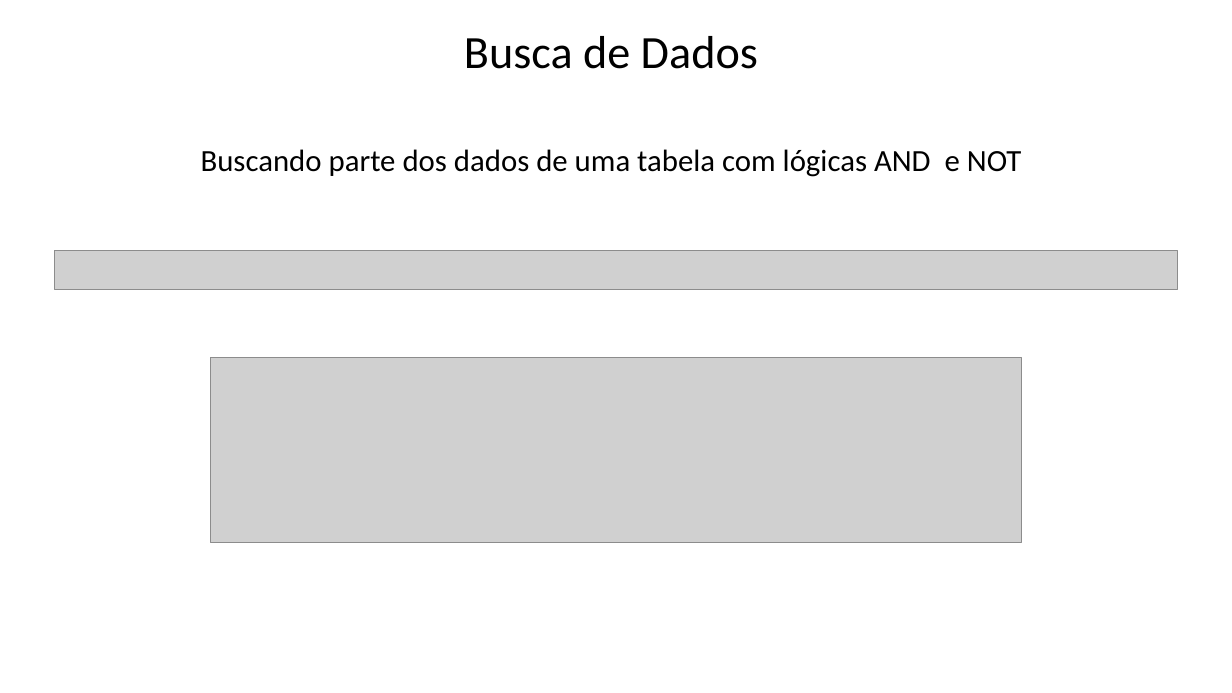
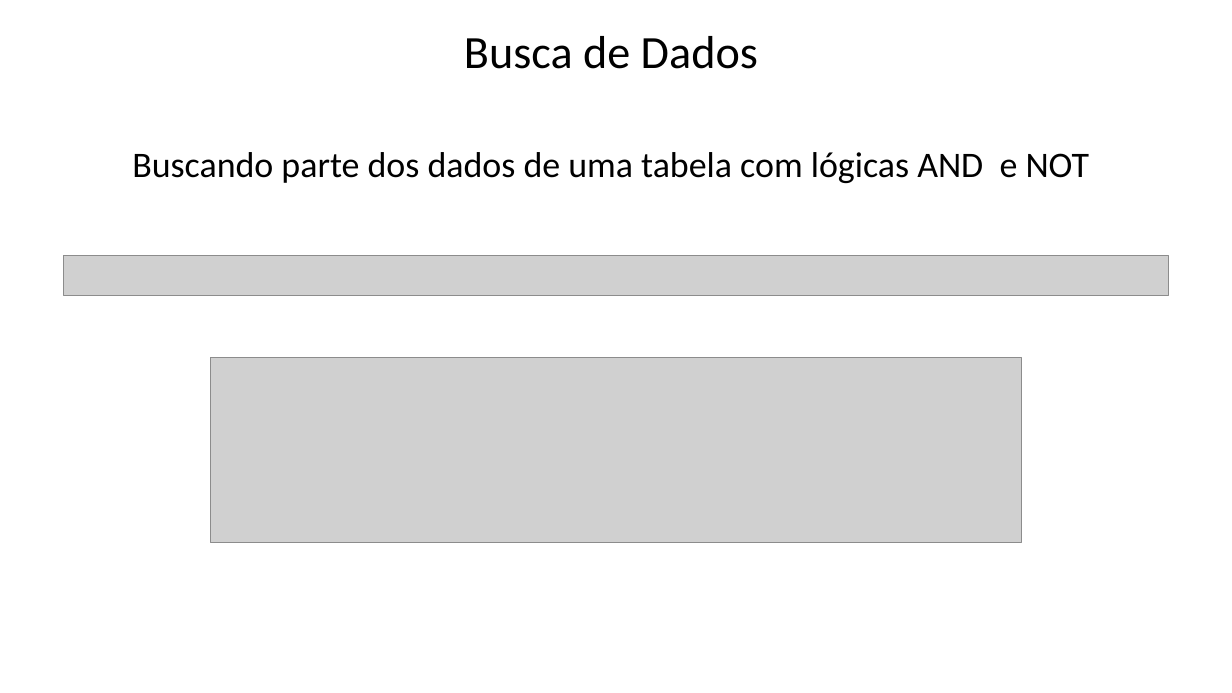
Before and after one commit to Felipe-Tagawa/C07-Monitoria, a slide deck: slide 10 of Aula 3/ComandosBásicos.pptx. Drawn at 1232x693 pixels with LibreOffice and Linux fonts; fonts in the diff are those of the drawing; grey boxes stand for pictures; background and template pictures are left out. Boxes give left, top, right and bottom in pixels: in the first picture for what was removed or moved away, otherwise in the second. Text is boxed around its words. In the diff, an @@ line names an element or a change of style, - is before the commit and + after.

```diff
--- a/Aula 3/ComandosBásicos.pptx
+++ b/Aula 3/ComandosBásicos.pptx
@@ text "Buscando parte dos dados de ...": place and size @@
-text "Buscando parte dos dados de ..." at (201, 149, 1021, 177)
+text "Buscando parte dos dados de ..." at (132, 152, 1089, 183)
@@ text "Buscando parte dos dados de ..." at (132, 152, 1089, 183): size 24 to 28 pt @@
@@ picture: place and size @@
-picture at (55, 250, 1177, 289)
+picture at (64, 256, 1169, 296)
```
Also in this commit, not shown: 10 other slides changed, 8 other files.
